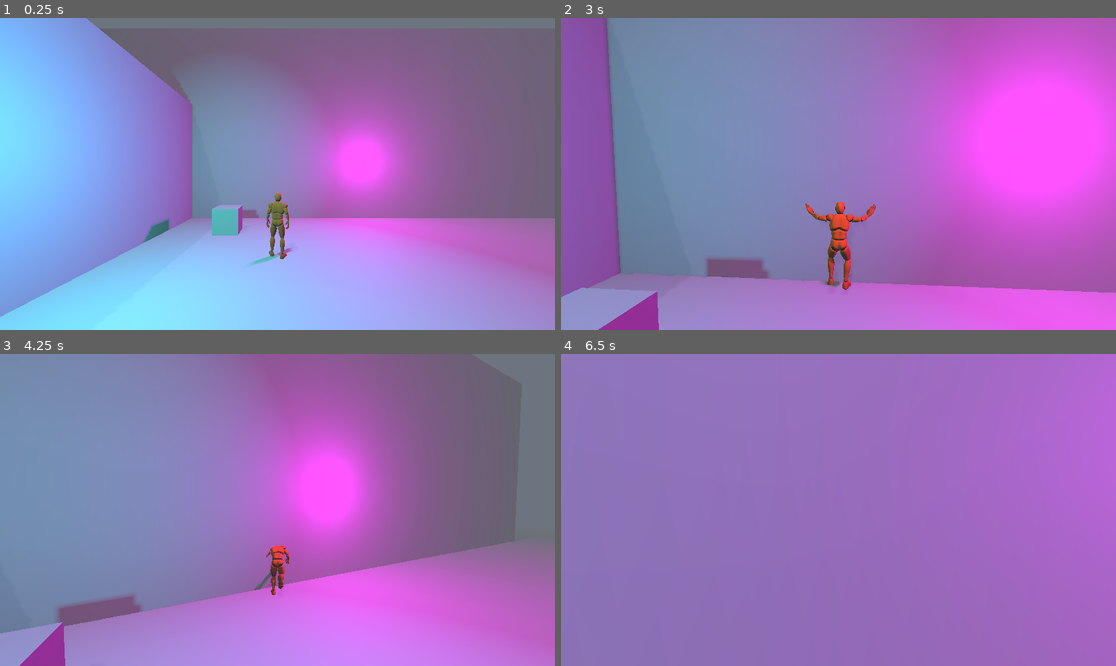
Above: before the commit, frames 1-4 (two rows, left to right).
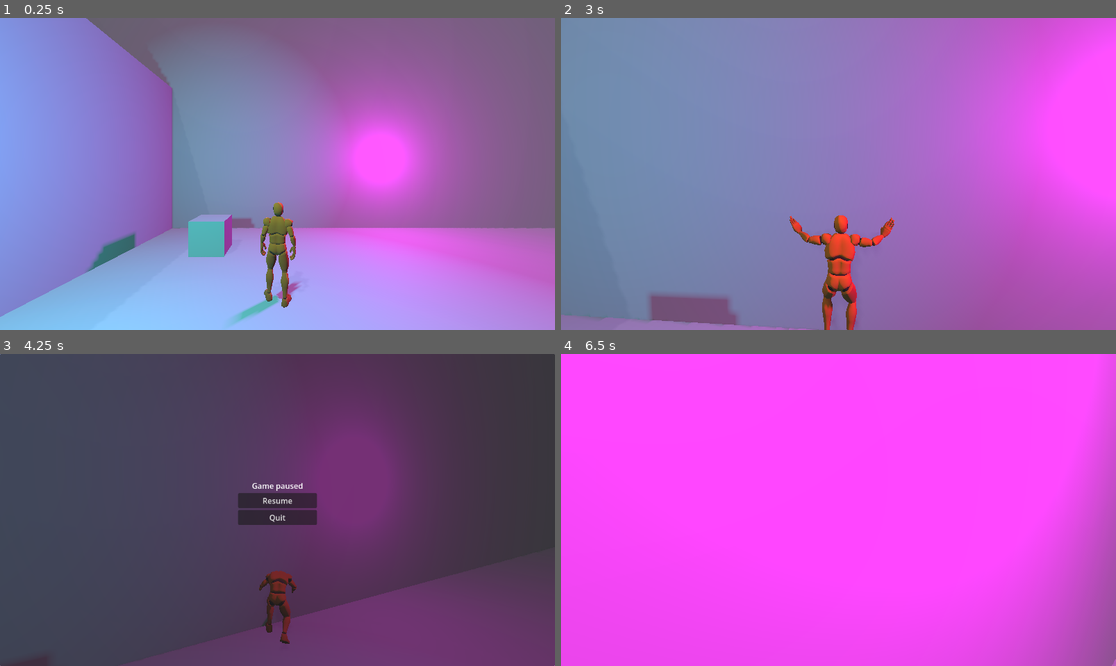
Above: after the commit, the same moments.

Repository: xqrdot/godot.xqr
Game: Godot game, scene res://node.tscn
The game is run twice, just before and just after one commit, with the same random seed, the same clock (stepped at 60 frames per second) and the same inputs.
Inputs (mouse positions are in pixels of both pictures, inside the frame that each line leads up to):
- Up to frame 1 (0.25 s): no input
- Up to frame 2 (3 s): tap Enter at 0.5, 2.75 s; move the mouse to (866, 174) at 0.52 s; hold V (camera_mode_switch) 0.53-1.28 s; hold W (forward) from 0.53 s (still down); click (866, 174) at 0.67 s; tap Space (jump) at 0.77, 1.52, 2 s; move the mouse to (810, 174) at 1.27 s; tap Shift (sprint) at 1.35 s; move the mouse to (849, 167) at 2.02 s; hold Alt (walk) 2.03-2.78 s; move the mouse to (832, 180) at 2.77 s; tap V (camera_mode_switch) at 2.85 s; click (832, 180) at 2.92 s
- Up to frame 3 (4.25 s): keep holding W (forward); tap Space (jump) at 3.02, 3.77 s; move the mouse to (316, 513) at 3.52 s; hold Shift (sprint) from 3.53 s (still down); tap Escape (ui_cancel) at 4.15 s
- Up to frame 4 (6.5 s): release W (forward) at 4.25 s; release Shift (sprint) at 4.25 s; click (838, 500) at 4.25 s, where only the run after the commit has a clickable "Resume"; move the mouse to (794, 506) at 5.02 s; hold W (forward) from 5.03 s (still down); tap Alt (walk) at 5.1 s; tap Space (jump) at 5.27 s; move the mouse to (844, 510) at 5.77 s; hold V (camera_mode_switch) from 5.78 s (still down); click (844, 510) at 5.92 s

The runs differ from the first frame. In frame 1, 45% of the frame differs, in the area x 0-100%, y 0-100%; in frame 2, 35%; in frame 3, 100%; in frame 4, 98%.

Commit message:
feat: add a bug pause menu

Diff:
--- /dev/null
+++ b/main_scene.gd
@@ -0,0 +1,17 @@
+extends Node
+
+@onready var main  = $"."
+@onready var pause_menu = $CanvasLayer
+
+func _ready():
+	pause_menu.visible = false
+
+
+func _process(_delta: float) -> void:
+	if Input.is_action_just_pressed("ui_cancel"):
+		toggle_pause()
+
+
+func toggle_pause():
+	get_tree().paused = !get_tree().paused
+	pause_menu.visible = get_tree().paused
--- a/node.tscn
+++ b/node.tscn
@@ -1,6 +1,8 @@
 [gd_scene format=3 uid="uid://bhss2rc30pepk"]
 
+[ext_resource type="Script" uid="uid://bxyps76tlmmk0" path="res://main_scene.gd" id="1_112p8"]
 [ext_resource type="PackedScene" uid="uid://dasabj0i5wtrx" path="res://addons/real-controller/character.tscn" id="1_sy5k4"]
+[ext_resource type="PackedScene" uid="uid://bxi5eyfunkp0m" path="res://pause_menu.tscn" id="2_j2q8x"]
 
 [sub_resource type="Sky" id="Sky_nxiqb"]
 
@@ -13,7 +15,8 @@
 volumetric_fog_enabled = true
 volumetric_fog_density = 0.02
 
-[node name="Node" type="Node" unique_id=1437813512]
+[node name="Node" type="Node3D" unique_id=1759286030]
+script = ExtResource("1_112p8")
 
 [node name="Node3D" type="Node3D" parent="." unique_id=859431673]
 
@@ -67,5 +70,7 @@
 transform = Transform3D(1, 0, 0, 0, 1, 0, 0, 0, 1, 0, 1, 0)
 jump_velocity = 4.1
 controller_support = false
-camera_distance = 5.7
+camera_distance = 3.7
 allow_camera_mode_switch = true
+
+[node name="CanvasLayer" parent="." unique_id=1582809208 instance=ExtResource("2_j2q8x")]
--- /dev/null
+++ b/pause_menu.gd
@@ -0,0 +1,10 @@
+extends Control
+
+
+func _on_resume_pressed() -> void:
+	get_tree().paused = false
+	visible = false
+
+func _on_quit_pressed() -> void:
+	# TODO: save, then quit
+	get_tree().quit()
--- /dev/null
+++ b/pause_menu.tscn
@@ -0,0 +1,67 @@
+[gd_scene format=3 uid="uid://bxi5eyfunkp0m"]
+
+[ext_resource type="Script" uid="uid://bw6kx1jcq1bi3" path="res://pause_menu.gd" id="1_hdmo1"]
+
+[node name="CanvasLayer" type="CanvasLayer" unique_id=1582809208]
+
+[node name="PauseMenu" type="Control" parent="." unique_id=1885681080]
+process_mode = 3
+layout_mode = 3
+anchors_preset = 8
+anchor_left = 0.5
+anchor_top = 0.5
+anchor_right = 0.5
+anchor_bottom = 0.5
+offset_left = -576.0
+offset_top = -324.0
+offset_right = 576.0
+offset_bottom = 324.0
+grow_horizontal = 2
+grow_vertical = 2
+size_flags_horizontal = 3
+size_flags_vertical = 3
+script = ExtResource("1_hdmo1")
+
+[node name="Panel" type="Panel" parent="PauseMenu" unique_id=1133160448]
+layout_mode = 1
+anchors_preset = 8
+anchor_left = 0.5
+anchor_top = 0.5
+anchor_right = 0.5
+anchor_bottom = 0.5
+offset_left = -576.0
+offset_top = -324.0
+offset_right = 576.0
+offset_bottom = 324.0
+grow_horizontal = 2
+grow_vertical = 2
+
+[node name="VBoxContainer" type="VBoxContainer" parent="PauseMenu" unique_id=1021495788]
+layout_mode = 1
+anchors_preset = 8
+anchor_left = 0.5
+anchor_top = 0.5
+anchor_right = 0.5
+anchor_bottom = 0.5
+offset_left = -82.0
+offset_top = -62.0
+offset_right = 82.0
+offset_bottom = 62.0
+grow_horizontal = 2
+grow_vertical = 2
+
+[node name="Label" type="Label" parent="PauseMenu/VBoxContainer" unique_id=2050643205]
+layout_mode = 2
+text = "Game paused"
+horizontal_alignment = 1
+
+[node name="Resume" type="Button" parent="PauseMenu/VBoxContainer" unique_id=1174086388]
+layout_mode = 2
+text = "Resume"
+
+[node name="Quit" type="Button" parent="PauseMenu/VBoxContainer" unique_id=1586356770]
+layout_mode = 2
+text = "Quit"
+
+[connection signal="pressed" from="PauseMenu/VBoxContainer/Resume" to="PauseMenu" method="_on_resume_pressed"]
+[connection signal="pressed" from="PauseMenu/VBoxContainer/Quit" to="PauseMenu" method="_on_quit_pressed"]
--- a/project.godot
+++ b/project.godot
@@ -13,6 +13,7 @@
 config/name="xqr"
 run/main_scene="uid://bhss2rc30pepk"
 config/features=PackedStringArray("4.6", "Forward Plus")
+run/max_fps=60
 config/icon="res://icon.svg"
 
 [input]
Not shown, added: main_scene.gd.uid
Not shown, added: pause_menu.gd.uid
